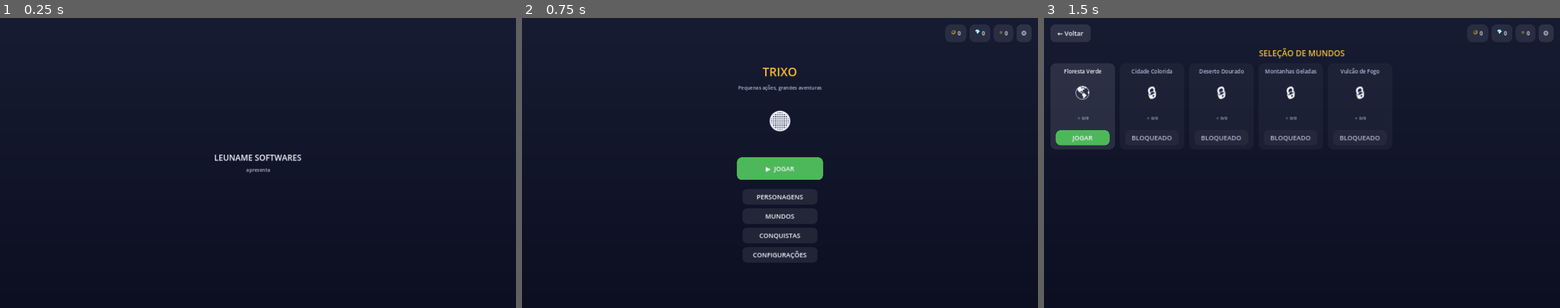
Above: before the commit, frames 1-3 (left to right).
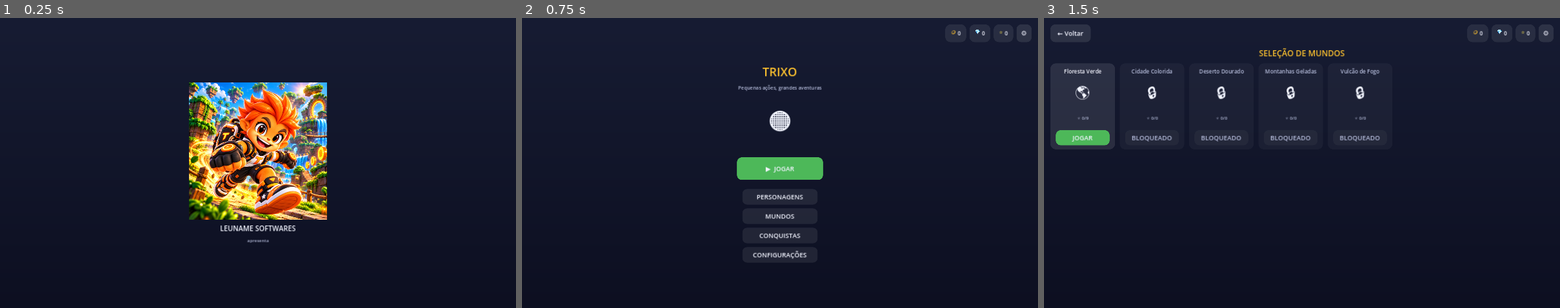
Above: after the commit, the same moments.

Repository: leunamesoftware/roll-adventure
Game: Godot game, scene res://scenes/Main.tscn
Same seed, same stepped clock (60 frames per second), same inputs: the game is played once before the commit and once after it.
Inputs (mouse positions are in pixels of both pictures, inside the frame that each line leads up to):
- Up to frame 1 (0.25 s): no input
- Up to frame 2 (0.75 s): tap Enter at 0.5 s; drag from (780, 163) to (831, 99) at 0.52 s
- Up to frame 3 (1.5 s): click "▶ JOGAR" at 1.25 s

The runs differ from the first frame. In frame 1, 13% of the frame differs, in the area x 36-64%, y 22-78%; in frame 2, nothing differs; in frame 3, nothing differs.

Commit message:
Add rotate-device overlay and a nicer studio splash screen
Landscape-only web games need to tell portrait users to rotate their
phone, since the browser can't do it for them. Adds a CSS-only overlay
(shows automatically via an orientation media query, no JS needed)
injected into the exported index.html by tools/inject_rotate_overlay.py.

Also adds the Trixo hero art to the "LeuName Softwares apresenta"
splash screen instead of plain text only.

Co-Authored-By: Claude Sonnet 5 <noreply@anthropic.com>

Diff:
--- a/scripts/ui/studio_splash_screen.gd
+++ b/scripts/ui/studio_splash_screen.gd
@@ -3,7 +3,8 @@
 ## Tela de abertura do estúdio ("Um jogo LeuName Softwares"), exibida uma vez antes
 ## do menu principal. Toque na tela pula direto para o menu.
 
-const DISPLAY_TIME := 1.8
+const DISPLAY_TIME := 2.2
+const HERO_IMAGE := preload("res://assets/icons/icon_512.png")
 
 func _ready() -> void:
 	add_background_gradient()
@@ -12,12 +13,19 @@
 	var root := VBoxContainer.new()
 	root.set_anchors_preset(Control.PRESET_FULL_RECT)
 	root.alignment = BoxContainer.ALIGNMENT_CENTER
-	root.add_theme_constant_override("separation", 10)
+	root.add_theme_constant_override("separation", 14)
 	root.mouse_filter = Control.MOUSE_FILTER_IGNORE
 	add_child(root)
 
-	root.add_child(make_label("LEUNAME SOFTWARES", 30, COLOR_TEXT))
-	root.add_child(make_label("apresenta", 18, COLOR_TEXT_DIM))
+	var hero := TextureRect.new()
+	hero.texture = HERO_IMAGE
+	hero.custom_minimum_size = Vector2(260, 260)
+	hero.stretch_mode = TextureRect.STRETCH_KEEP_ASPECT_CENTERED
+	hero.size_flags_horizontal = Control.SIZE_SHRINK_CENTER
+	root.add_child(hero)
+
+	root.add_child(make_label("LEUNAME SOFTWARES", 26, COLOR_TEXT))
+	root.add_child(make_label("apresenta", 16, COLOR_TEXT_DIM))
 
 	var timer := get_tree().create_timer(DISPLAY_TIME)
 	timer.timeout.connect(_go_to_menu)
Not shown, added: tools/inject_rotate_overlay.py
Not shown, changed: web-build/index.html
Not shown, changed: web-build/index.pck
Not shown, changed: web-build/index.service.worker.js
